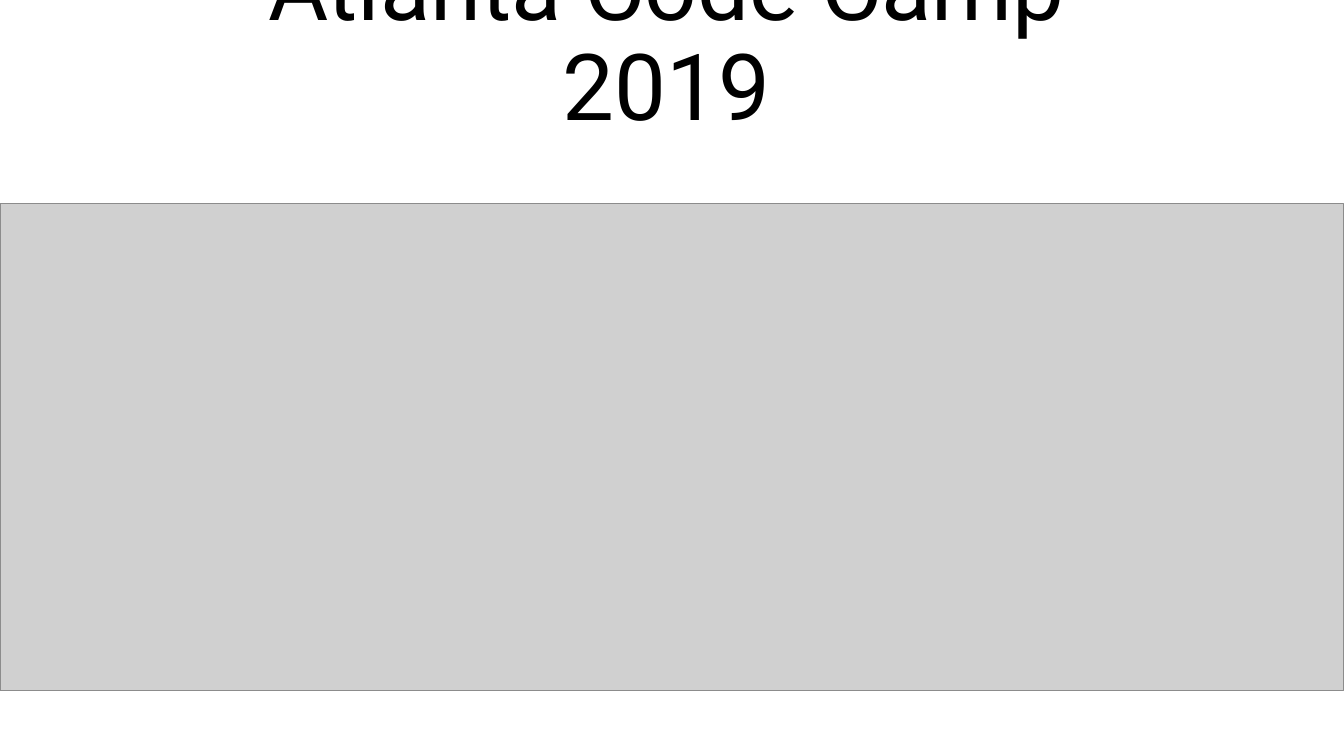
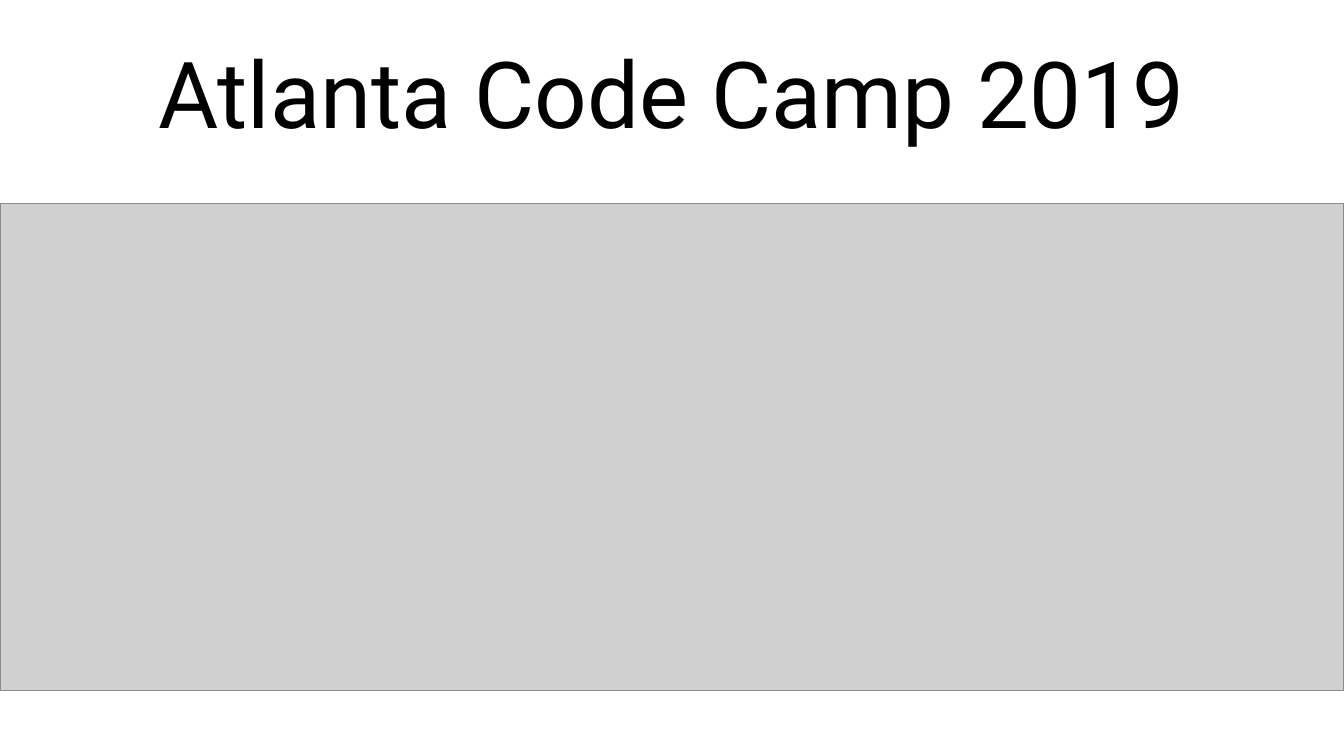
Before and after one commit to MatthewYKnowles/atlanta-code-camp-2019, a slide deck: slide 2 of And Now Seleniums Watch is Ended.pptx. Drawn at 1344x756 pixels with LibreOffice and Linux fonts; fonts in the diff are those of the drawing; grey boxes stand for pictures. Boxes give left, top, right and bottom in pixels: in the first picture for what was removed or moved away, otherwise in the second. Text is boxed around its words. In the diff, an @@ line names an element or a change of style, - is before the commit and + after.

```diff
--- a/And Now Seleniums Watch is Ended.pptx
+++ b/And Now Seleniums Watch is Ended.pptx
@@ title "Atlanta Code Camp 2019" rewrapped from [268, 0, 1064, 121] to [158, 58, 1185, 147] @@
```
Also in this commit, not shown: 5 other slides changed, 3 slides added, 4 slides removed, 7 other files.
